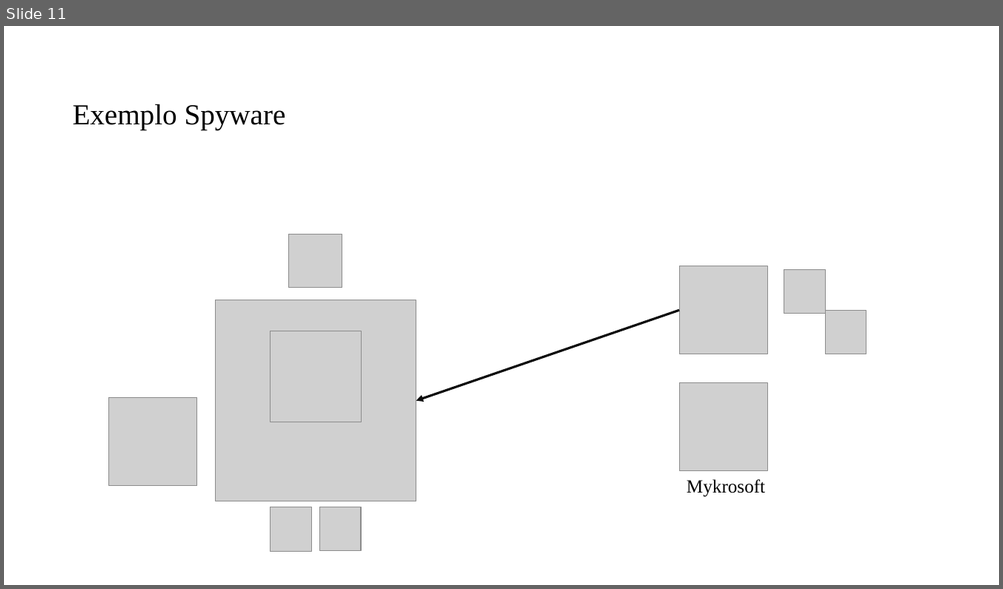
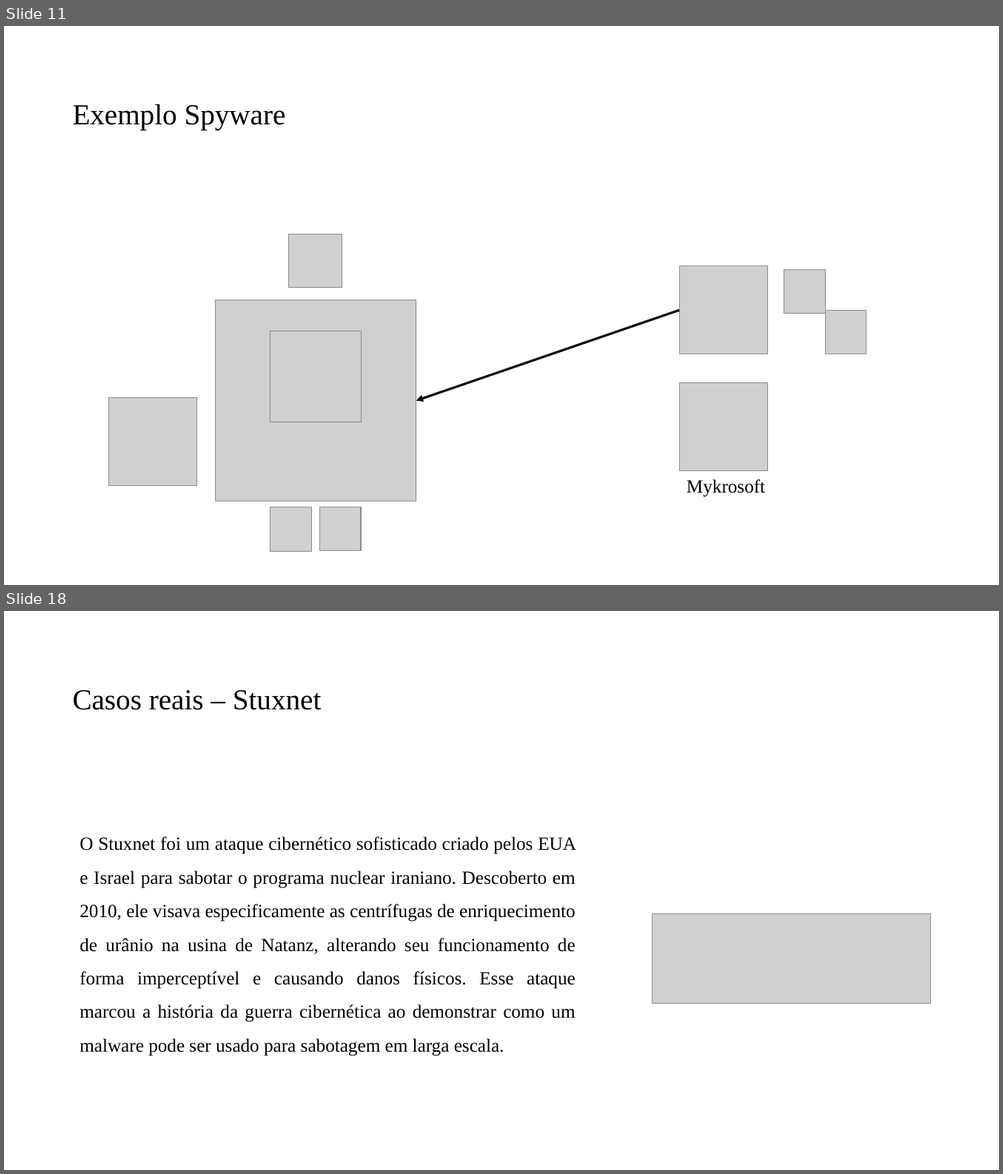
Before and after one commit to PedroMiho/UMC, a slide deck: Segurança da Informação/Aula 02 - Ameaças Ciberneticas/Ameaças Ciberneticas.pptx. Shown one above the other, each under a label of ours: slide 11 before the commit, slides 11 and 18 after it; the slides between them are not shown. The pictures are 1003x589 and 1003x1174 pixels, drawn with LibreOffice and Linux fonts; fonts in the diff are those of the drawing; grey boxes stand for pictures; background and template pictures are left out. Boxes give left, top, right and bottom in pixels: in the first picture for what was removed or moved away, otherwise in the second. Text is boxed around its words. In the diff, an @@ line names an element or a change of style, - is before the commit and + after.

```diff
--- a/Segurança da Informação/Aula 02 - Ameaças Ciberneticas/Ameaças Ciberneticas.pptx
+++ b/Segurança da Informação/Aula 02 - Ameaças Ciberneticas/Ameaças Ciberneticas.pptx
@@ slide 18 added at box(4, 611, 999, 1170), background #FFFFFF @@
@@ title added at box(73, 690, 321, 710), 28 pt, text #000000 @@
+Casos reais – Stuxnet
@@ text added at box(79, 837, 576, 1056), 18 pt, text #000000 @@
+O Stuxnet foi um ataque cibernético sofisticado criado pelos EUA e Israel para sabotar o programa nuclear iraniano. Descoberto em 2010, ele visava especificamente as centrífugas de enriquecimento de urânio na usina de Natanz, alterando seu funcionamento de forma imperceptível e causando danos físicos. Esse ataque marcou a história da guerra cibernética ao demonstrar como um malware pode ser usado para sabotagem em larga escala.
@@ picture added at box(652, 914, 930, 1003) @@
```
Also in this commit, not shown: 6 slides changed, 10 other slides added, 15 other files.
